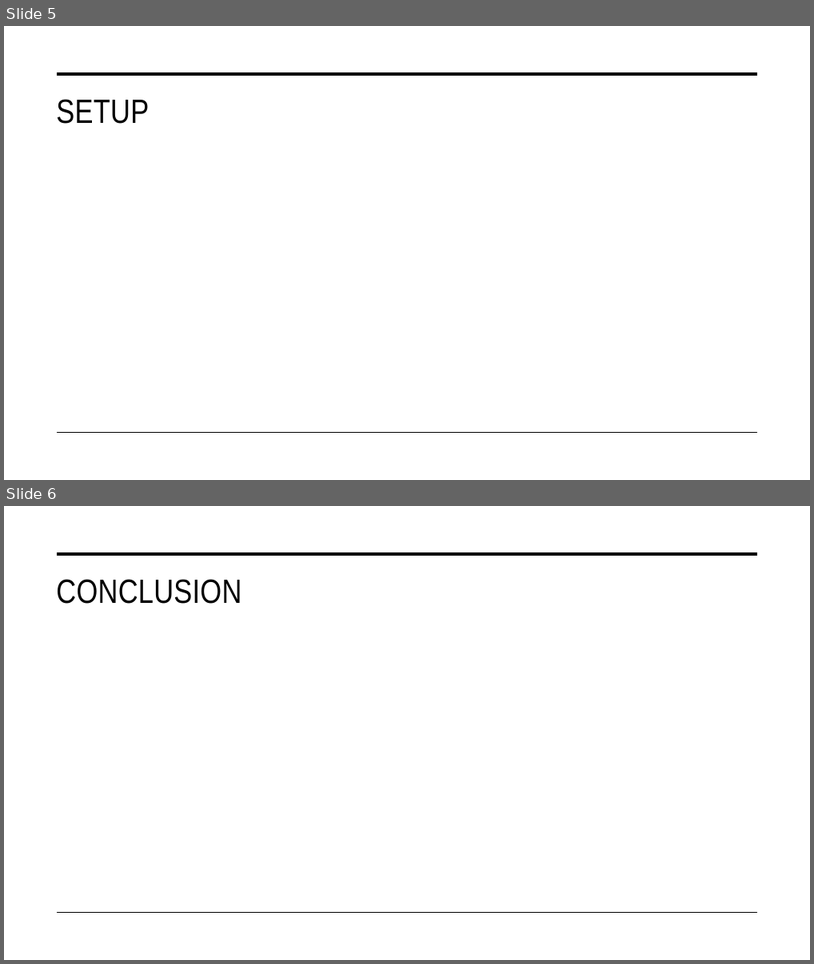
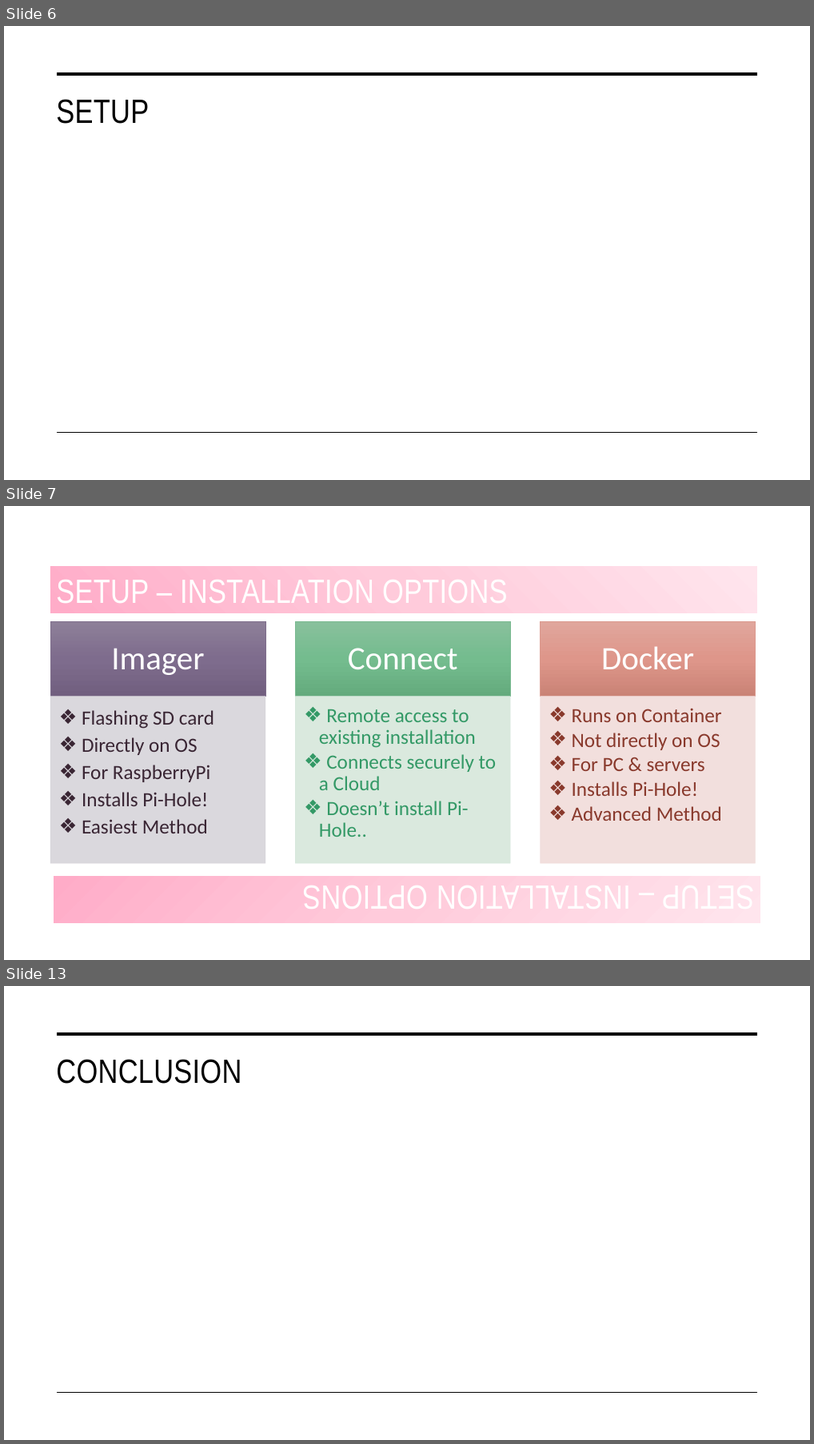
Before and after one commit to fadwa2208/PiHoleProject, a slide deck: PiHole.pptx. Shown one above the other, each under a label of ours: slides 5 and 6 before the commit, slides 6, 7 and 13 after it; the slides between them are not shown. The pictures are 814x964 and 814x1444 pixels, drawn with LibreOffice and Linux fonts; fonts in the diff are those of the drawing. Boxes give left, top, right and bottom in pixels: in the first picture for what was removed or moved away, otherwise in the second. Text is boxed around its words. In the diff, an @@ line names an element or a change of style, - is before the commit and + after.

```diff
--- a/PiHole.pptx
+++ b/PiHole.pptx
@@ slide 7 added at <box>4,506,810,960</box>, background #FFFFFF; not listed: 2 template elements that a slide beside it also shows @@
@@ rectangle added at <box>50,512,758,558</box>, fill #FFFFFF @@
@@ rectangle added at <box>50,567,758,613</box>, fill gradient #FFADC8 to #FFCCDC to #FFE5ED, 40 pt, text #FFFFFF @@
+SETUP – INSTALLATION OPTIONS
@@ group added at <box>50,621,755,863</box>: 6 rectangles, 6 texts @@
+Imager
+  ❖ Flashing SD card
+  ❖ Directly on OS
+  ❖ For RaspberryPi
+  ❖ Installs Pi-Hole!
+  ❖ Easiest Method
+Connect
+  ❖ Remote access to existing installation
+  ❖ Connects securely to a Cloud
+  ❖ Doesn’t install Pi-Hole..
+Docker
+  ❖ Runs on Container
+  ❖ Not directly on OS
+  ❖ For PC & servers
+  ❖ Installs Pi-Hole!
+  ❖ Advanced Method
@@ rectangle added at <box>54,876,761,922</box>, fill gradient #FFADC8 to #FFCCDC to #FFE5ED, 40 pt, text #FFFFFF @@
+SETUP – INSTALLATION OPTIONS
@@ what was slide 5 is now slide 6 @@
@@ what was slide 6 is now slide 13 @@
```
Also in this commit, not shown: 1 slide changed, 7 other slides added, 1 slide removed.
